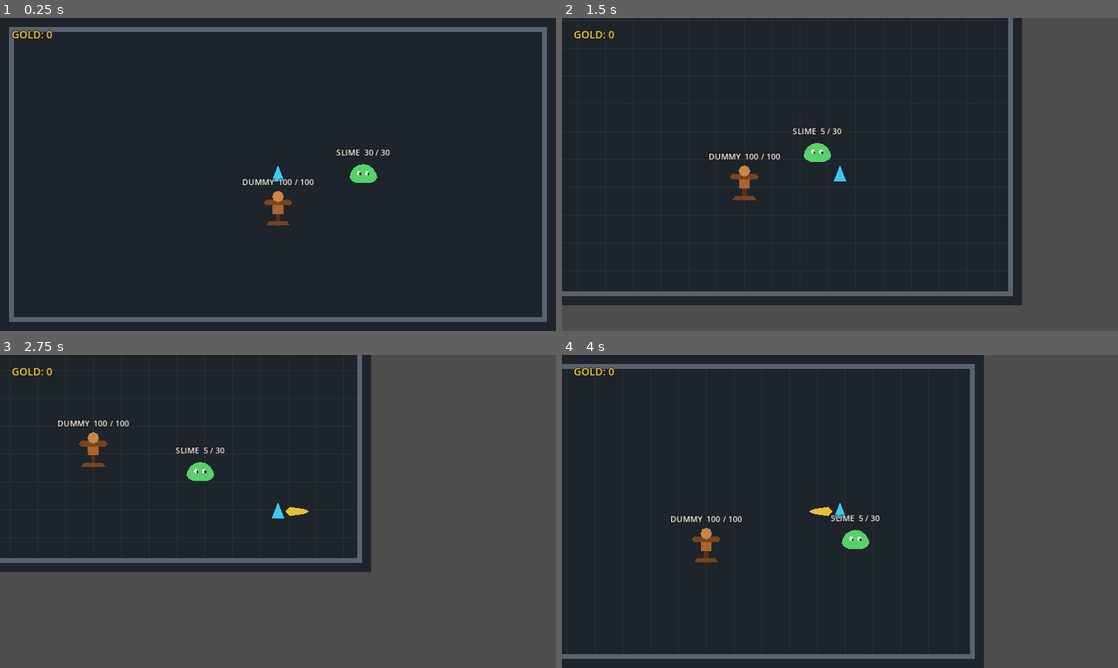
Above: before the commit, frames 1-4 (two rows, left to right).
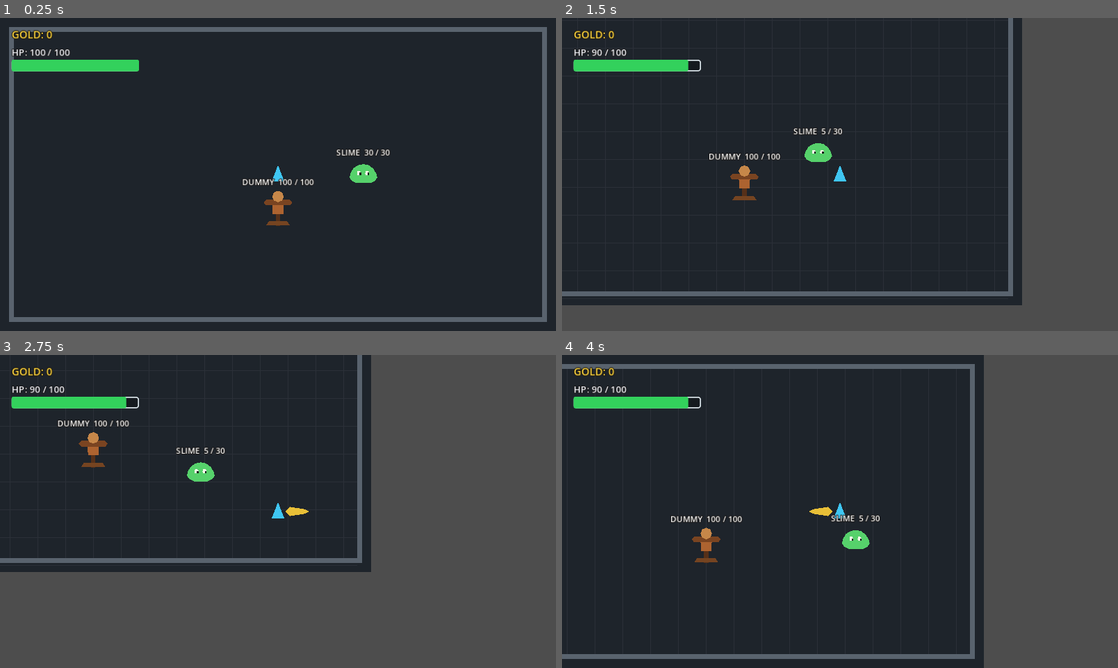
Above: after the commit, the same moments.

Repository: kartorhys-ship-it/mini-action-rpg
Game: Godot game, scene res://game/world/main.tscn
Two runs of this game, one before a commit and one after it. Both use one fixed random seed, a clock stepped at 60 frames per second and the inputs below.
Inputs:
- Up to frame 1 (0.25 s): no input
- Up to frame 2 (1.5 s): hold D (move_right) 0.53-1.28 s; tap Space (attack) at 0.6, 1.35 s; hold S (move_down) from 1.28 s (still down)
- Up to frame 3 (2.75 s): release S (move_down) at 2.03 s; hold D (move_right) from 2.03 s (still down); tap Space (attack) at 2.1 s
- Up to frame 4 (4 s): release D (move_right) at 2.78 s; hold W (move_up) 2.78-3.53 s; tap Space (attack) at 2.85, 3.6 s; hold A (move_left) from 3.53 s (still down)

The runs differ from the first frame. In frame 1, 1.0% of the frame differs, in the area x 2-25%, y 9-18%; in frame 2, 1.1%, in the area x 2-51%, y 9-46%; in frame 3, 1.0%; in frame 4, 1.0%.

Commit message:
feat: add slime contact damage and health HUD

Diff:
--- a/game/enemies/slime.gd
+++ b/game/enemies/slime.gd
@@ -3,15 +3,19 @@
 @export var target_path: NodePath
 @export_range(1.0, 1000.0, 1.0) var movement_speed: float = 90.0
 @export_range(1.0, 1000.0, 1.0) var detection_range: float = 180.0
-@export_range(0.0, 200.0, 1.0) var stopping_distance: float = 38.0
+@export_range(0.0, 200.0, 1.0) var stopping_distance: float = 32.0
+@export_range(0.0, 100.0, 1.0) var contact_damage: float = 10.0
+@export_range(0.1, 10.0, 0.1) var contact_damage_interval: float = 1.0
 @export var gold_drop_scene: PackedScene
 
 var _target: CharacterBody2D
 var _is_dead: bool = false
+var _contact_damage_cooldown: float = 0.0
 
 @onready var _health_component: Node = $HealthComponent
 @onready var _health_label: Label = $HealthLabel
 @onready var _slime_art: Node2D = $SlimeArt
+@onready var _contact_area: Area2D = $ContactArea
 
 
 func _ready() -> void:
@@ -27,7 +31,7 @@
 	)
 
 
-func _physics_process(_delta: float) -> void:
+func _physics_process(delta: float) -> void:
 	if _is_dead or not is_instance_valid(_target):
 		velocity = Vector2.ZERO
 		return
@@ -39,6 +43,21 @@
 	else:
 		velocity = offset_to_target.normalized() * movement_speed
 	move_and_slide()
+	_apply_contact_damage(delta)
+
+
+func _apply_contact_damage(delta: float) -> void:
+	if _target not in _contact_area.get_overlapping_bodies():
+		_contact_damage_cooldown = 0.0
+		return
+
+	if _contact_damage_cooldown > 0.0:
+		_contact_damage_cooldown = maxf(_contact_damage_cooldown - delta, 0.0)
+		return
+
+	if _target.has_method("receive_damage"):
+		_target.call("receive_damage", contact_damage)
+		_contact_damage_cooldown = contact_damage_interval
 
 
 func receive_damage(amount: float) -> void:
@@ -53,6 +72,7 @@
 	_is_dead = true
 	velocity = Vector2.ZERO
 	collision_layer = 0
+	_contact_area.set_deferred("monitoring", false)
 	_slime_art.modulate = Color(0.42, 0.42, 0.42, 1.0)
 	_health_label.text = "SLIME DOWN"
 	call_deferred("_spawn_gold_drop")
--- a/game/enemies/slime.tscn
+++ b/game/enemies/slime.tscn
@@ -7,13 +7,18 @@
 radius = 13.0
 height = 28.0
 
+[sub_resource type="CircleShape2D" id="CircleShape2D_contact"]
+radius = 22.0
+
 [node name="Slime" type="CharacterBody2D"]
 collision_layer = 4
 collision_mask = 1
 script = ExtResource("1_slime")
 movement_speed = 90.0
 detection_range = 180.0
-stopping_distance = 38.0
+stopping_distance = 32.0
+contact_damage = 10.0
+contact_damage_interval = 1.0
 
 [node name="CollisionShape2D" type="CollisionShape2D" parent="."]
 shape = SubResource("CapsuleShape2D_slime")
@@ -65,3 +70,10 @@
 [node name="HealthComponent" type="Node" parent="."]
 script = ExtResource("2_health")
 maximum_health = 30.0
+
+[node name="ContactArea" type="Area2D" parent="."]
+collision_layer = 0
+collision_mask = 2
+
+[node name="CollisionShape2D" type="CollisionShape2D" parent="ContactArea"]
+shape = SubResource("CircleShape2D_contact")
--- a/game/player/player.gd
+++ b/game/player/player.gd
@@ -14,6 +14,7 @@
 @onready var _attack_shape: CollisionShape2D = $AttackArea/CollisionShape2D
 @onready var _attack_visual: Polygon2D = $AttackArea/AttackVisual
 @onready var _gold_component: Node = $GoldComponent
+@onready var _health_component: Node = $HealthComponent
 
 
 func _physics_process(_delta: float) -> void:
@@ -72,6 +73,10 @@
 	_gold_component.call(&"add_gold", amount)
 
 
+func receive_damage(amount: float) -> void:
+	_health_component.call(&"take_damage", amount)
+
+
 func _on_health_component_died() -> void:
 	velocity = Vector2.ZERO
 	set_physics_process(false)
--- /dev/null
+++ b/game/ui/health_hud.gd
@@ -0,0 +1,50 @@
+extends Control
+
+@export var health_component_path: NodePath
+
+@onready var _health_label: Label = $HealthLabel
+@onready var _health_bar: ProgressBar = $HealthBar
+var _fill_style: StyleBoxFlat
+
+
+func _ready() -> void:
+	_setup_bar_style()
+	var health_component: Node = get_node_or_null(health_component_path)
+	if health_component == null:
+		push_warning("HealthHud could not find its HealthComponent.")
+		_health_label.text = "HP: -- / --"
+		_health_bar.value = 0.0
+		return
+
+	health_component.connect(&"health_changed", _on_health_changed)
+	_on_health_changed(
+		float(health_component.get("current_health")),
+		float(health_component.get("maximum_health"))
+	)
+
+
+func _setup_bar_style() -> void:
+	var background_style: StyleBoxFlat = StyleBoxFlat.new()
+	background_style.bg_color = Color(0.08, 0.1, 0.12, 0.95)
+	background_style.set_corner_radius_all(4)
+	background_style.set_border_width_all(2)
+	background_style.border_color = Color(0.86, 0.9, 0.92, 1.0)
+	_health_bar.add_theme_stylebox_override(&"background", background_style)
+
+	_fill_style = StyleBoxFlat.new()
+	_fill_style.bg_color = Color(0.2, 0.82, 0.36, 1.0)
+	_fill_style.set_corner_radius_all(3)
+	_health_bar.add_theme_stylebox_override(&"fill", _fill_style)
+
+
+func _on_health_changed(current_health: float, maximum_health: float) -> void:
+	_health_label.text = "HP: %d / %d" % [roundi(current_health), roundi(maximum_health)]
+	_health_bar.max_value = maximum_health
+	_health_bar.value = current_health
+	var health_ratio: float = current_health / maximum_health
+	if health_ratio <= 0.3:
+		_fill_style.bg_color = Color(0.9, 0.18, 0.16, 1.0)
+	elif health_ratio <= 0.6:
+		_fill_style.bg_color = Color(0.95, 0.68, 0.12, 1.0)
+	else:
+		_fill_style.bg_color = Color(0.2, 0.82, 0.36, 1.0)
--- a/game/world/main.tscn
+++ b/game/world/main.tscn
@@ -8,6 +8,7 @@
 [ext_resource type="PackedScene" path="res://game/items/gold_pickup.tscn" id="6_gold_pickup"]
 [ext_resource type="Script" path="res://game/player/gold_component.gd" id="7_gold_component"]
 [ext_resource type="Script" path="res://game/ui/gold_counter.gd" id="8_gold_counter"]
+[ext_resource type="Script" path="res://game/ui/health_hud.gd" id="9_health_hud"]
 
 [sub_resource type="RectangleShape2D" id="RectangleShape2D_player"]
 size = Vector2(22, 28)
@@ -103,5 +104,29 @@
 script = ExtResource("8_gold_counter")
 gold_component_path = NodePath("../../Player/GoldComponent")
 
+[node name="HealthHud" type="Control" parent="CanvasLayer"]
+offset_left = 20.0
+offset_top = 48.0
+offset_right = 260.0
+offset_bottom = 96.0
+script = ExtResource("9_health_hud")
+health_component_path = NodePath("../../Player/HealthComponent")
+
+[node name="HealthLabel" type="Label" parent="CanvasLayer/HealthHud"]
+offset_right = 220.0
+offset_bottom = 22.0
+theme_override_colors/font_color = Color(0.96, 0.97, 1, 1)
+theme_override_colors/font_outline_color = Color(0.05, 0.04, 0.03, 1)
+theme_override_constants/outline_size = 4
+theme_override_font_sizes/font_size = 16
+text = "HP: 100 / 100"
+
+[node name="HealthBar" type="ProgressBar" parent="CanvasLayer/HealthHud"]
+offset_top = 24.0
+offset_right = 220.0
+offset_bottom = 44.0
+max_value = 100.0
+show_percentage = false
+
 [connection signal="died" from="Player/HealthComponent" to="Player" method="_on_health_component_died"]
 [connection signal="body_entered" from="Player/AttackArea" to="Player" method="_on_attack_area_body_entered"]
--- /dev/null
+++ b/tests/test_enemy_combat.gd
@@ -0,0 +1,60 @@
+extends SceneTree
+
+const MAIN_SCENE: PackedScene = preload("res://game/world/main.tscn")
+
+
+func _initialize() -> void:
+	_run_test.call_deferred()
+
+
+func _run_test() -> void:
+	var main_scene: Node2D = MAIN_SCENE.instantiate() as Node2D
+	var player: CharacterBody2D = main_scene.get_node("Player") as CharacterBody2D
+	var slime: CharacterBody2D = main_scene.get_node("Slime") as CharacterBody2D
+	player.position = Vector2(620.0, 270.0)
+	slime.position = Vector2(650.0, 270.0)
+	root.add_child(main_scene)
+	await physics_frame
+	await physics_frame
+
+	var player_health: Node = player.get_node("HealthComponent")
+	var current_health: float = float(player_health.get("current_health"))
+	if not is_equal_approx(current_health, 90.0):
+		push_error("Entering slime contact should deal 10 immediate damage; got %.1f health." % current_health)
+		quit(1)
+		return
+
+	await create_timer(0.45).timeout
+	if not is_equal_approx(float(player_health.get("current_health")), 90.0):
+		push_error("The slime must not hit again before its one-second contact interval.")
+		quit(1)
+		return
+
+	await create_timer(0.7).timeout
+	if not is_equal_approx(float(player_health.get("current_health")), 80.0):
+		push_error("Staying in contact for one interval should apply exactly one more 10-point hit.")
+		quit(1)
+		return
+
+	player.global_position = Vector2(820.0, 270.0)
+	player.force_update_transform()
+	await physics_frame
+	await physics_frame
+	var health_after_leaving: float = float(player_health.get("current_health"))
+	await create_timer(1.1).timeout
+	if not is_equal_approx(float(player_health.get("current_health")), health_after_leaving):
+		push_error("The slime should not damage the player outside its contact area.")
+		quit(1)
+		return
+
+	slime.call("receive_damage", 30.0)
+	await process_frame
+	var health_after_defeat: float = float(player_health.get("current_health"))
+	await create_timer(1.1).timeout
+	if not is_equal_approx(float(player_health.get("current_health")), health_after_defeat):
+		push_error("A defeated slime should not deal further damage.")
+		quit(1)
+		return
+
+	print("Enemy combat test passed: contact hit, one-second cadence, range exit, and defeated-state checks.")
+	quit(0)
--- /dev/null
+++ b/tests/test_health_hud.gd
@@ -0,0 +1,42 @@
+extends SceneTree
+
+const MAIN_SCENE: PackedScene = preload("res://game/world/main.tscn")
+
+
+func _initialize() -> void:
+	_run_test.call_deferred()
+
+
+func _run_test() -> void:
+	var main_scene: Node2D = MAIN_SCENE.instantiate() as Node2D
+	root.add_child(main_scene)
+	await process_frame
+
+	var player: CharacterBody2D = main_scene.get_node("Player") as CharacterBody2D
+	var health_component: Node = player.get_node("HealthComponent")
+	var health_hud: Control = main_scene.get_node("CanvasLayer/HealthHud") as Control
+	var health_label: Label = health_hud.get_node("HealthLabel") as Label
+	var health_bar: ProgressBar = health_hud.get_node("HealthBar") as ProgressBar
+	if health_label.text != "HP: 100 / 100" or not is_equal_approx(health_bar.value, 100.0):
+		push_error("Health HUD should initialize with full player health.")
+		quit(1)
+		return
+
+	player.call("receive_damage", 10.0)
+	if health_label.text != "HP: 90 / 100" or not is_equal_approx(health_bar.value, 90.0):
+		push_error("Health HUD should update to 90 after ten damage.")
+		quit(1)
+		return
+
+	player.call("receive_damage", 90.0)
+	if health_label.text != "HP: 0 / 100" or not is_zero_approx(health_bar.value):
+		push_error("Health HUD should show zero health when the player dies.")
+		quit(1)
+		return
+	if not bool(health_component.get("is_dead")):
+		push_error("Health HUD must observe health; the HealthComponent should still own death state.")
+		quit(1)
+		return
+
+	print("Health HUD test passed: full health, damage update, and zero-health display.")
+	quit(0)
--- a/tests/test_slime_ai.gd
+++ b/tests/test_slime_ai.gd
@@ -33,7 +33,7 @@
 		push_error("The slime should move toward the player after they enter detection range.")
 		quit(1)
 		return
-	if distance_to_player < 38.0 or distance_to_player > 44.0:
+	if distance_to_player < 32.0 or distance_to_player > 38.0:
 		push_error("The slime should stop near its configured separation; actual distance %.1f." % distance_to_player)
 		quit(1)
 		return
Not shown: 1 places in game/enemies/slime.tscn that only renumber resources
Not shown, added: game/ui/health_hud.gd.uid
Not shown: 1 places in game/world/main.tscn that only renumber resources
Not shown, added: tests/test_enemy_combat.gd.uid
Not shown, added: tests/test_health_hud.gd.uid
Not shown, changed: README.md
Not shown, changed: docs/ARCHITECTURE.md
Not shown, changed: docs/ROADMAP.md
Not shown, added: features/enemy_combat/ACCEPTANCE.md
Not shown, added: features/enemy_combat/SPEC.md
Not shown, added: features/enemy_combat/WORK_RECORD.md
Not shown, added: features/health_hud/ACCEPTANCE.md
(and 5 more such lines)
